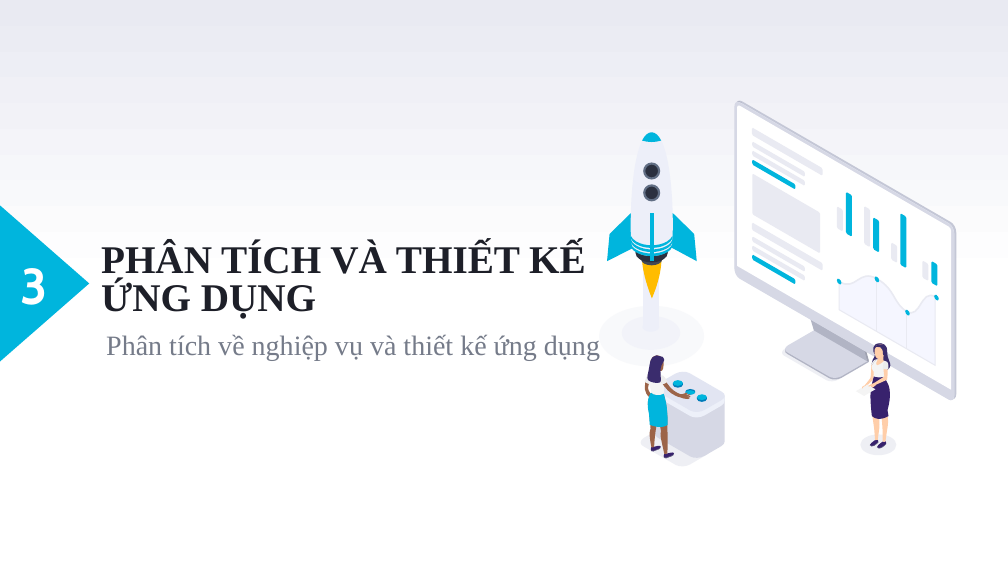
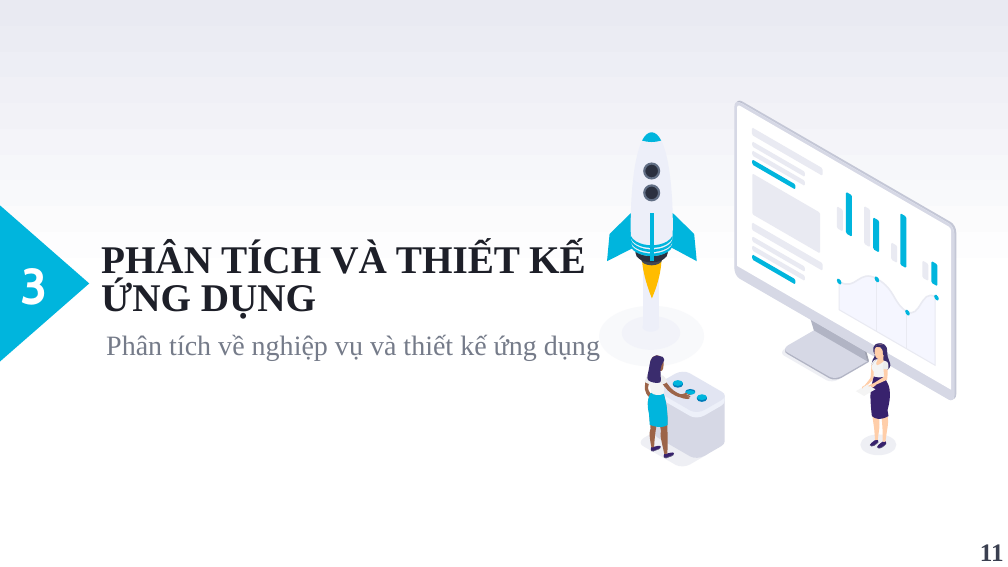
Before and after one commit to VoQuangTuong185/DoAnTotNghiep, a slide deck: slide 11 of Documentation/BCDK4/CN_185_VoQuangTuong_TomTat_BCCK.pptx. Drawn at 1008x567 pixels with LibreOffice and Linux fonts; fonts in the diff are those of the drawing. Boxes give left, top, right and bottom in pixels: in the first picture for what was removed or moved away, otherwise in the second. Text is boxed around its words. In the diff, an @@ line names an element or a change of style, - is before the commit and + after.

```diff
--- a/Documentation/BCDK4/CN_185_VoQuangTuong_TomTat_BCCK.pptx
+++ b/Documentation/BCDK4/CN_185_VoQuangTuong_TomTat_BCCK.pptx
@@ page number added at <box>980,544,1004,561</box>, 18 pt, text #3A3F50, bold @@
+11
```
Also in this commit, not shown: 16 other slides changed, 6 other files.
